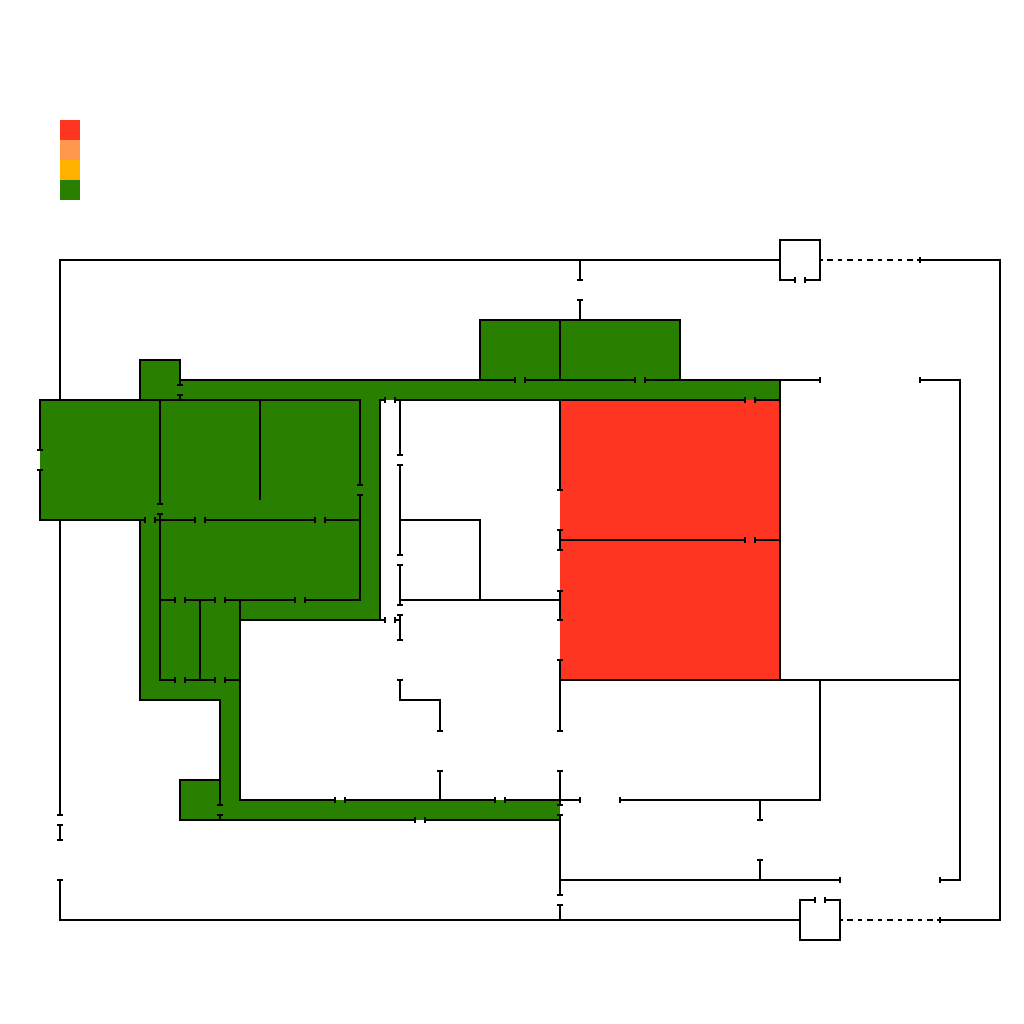
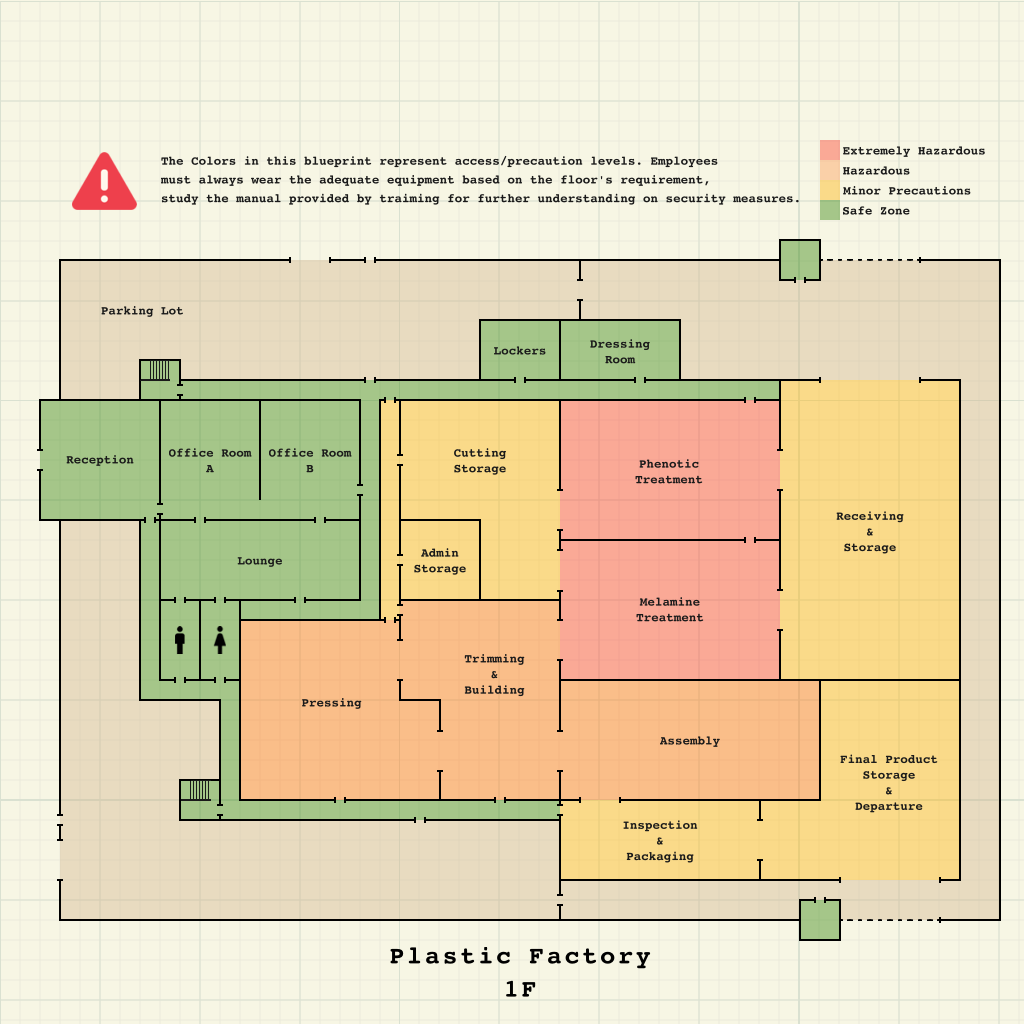
Revision of a layered w=1024, h=1024 image; what changed, layer by layer:
added layer "Copy of Vector Layer 2" above "Vector Layer 2" over [64, 128, 1024, 1024]
added layer "Background" (1st of 2) above "Background Merged" over [64, 128, 192, 256]
added layer "Background Merged" above "Structure" over [128, 576, 256, 704]
added layer "Structure" above "Paint Layer 1 Merged" over [0, 64, 1024, 1024]
"Paint Layer 1 Merged": opacity 100% → 40%, painted on it over [0, 0, 1024, 1024]
removed layer "Paint Layer 1" over [0, 64, 1024, 1024]
added layer "Paint Layer 3 (pasted) Merged" (15%) above "Background" over [0, 0, 1024, 1024]
painted on "Background" (2nd of 2) over [0, 0, 1024, 1024]
